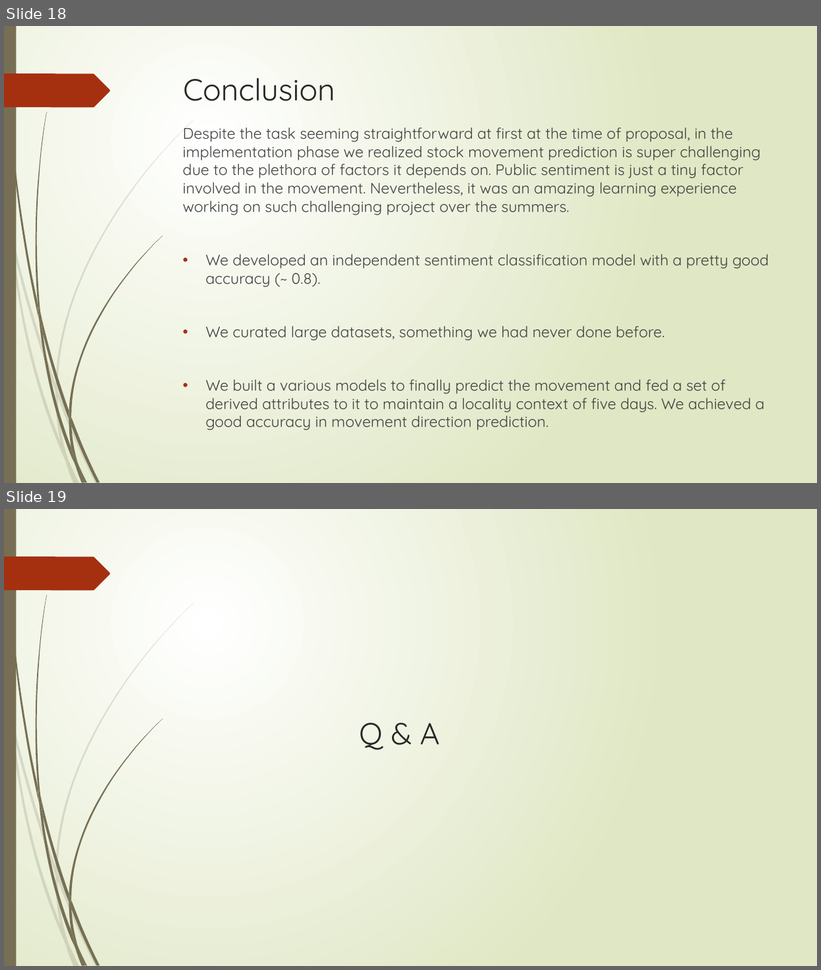
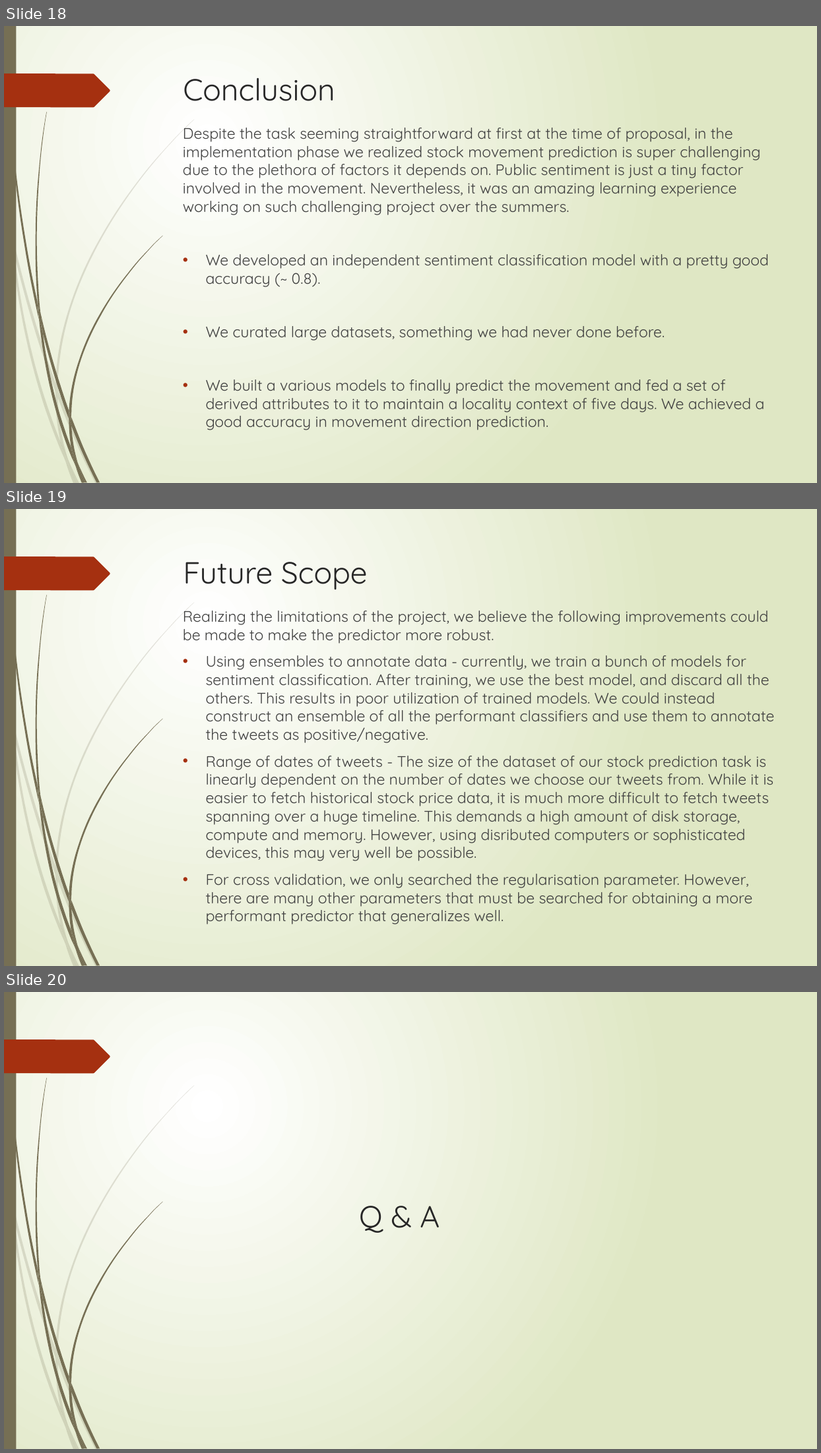
Before and after one commit to shobhitv-builds/nlp-proj, a slide deck: reports/NLP Stock Prediction.pptx. Shown one above the other, each under a label of ours: slides 18 and 19 before the commit, slides 18, 19 and 20 after it. The pictures are 821x970 and 821x1453 pixels, drawn with LibreOffice and Linux fonts; fonts in the diff are those of the drawing. Boxes give left, top, right and bottom in pixels: in the first picture for what was removed or moved away, otherwise in the second. Text is boxed around its words. In the diff, an @@ line names an element or a change of style, - is before the commit and + after.

Commit message:
update slide

```diff
--- a/reports/NLP Stock Prediction.pptx
+++ b/reports/NLP Stock Prediction.pptx
@@ slide 19 added at box(4, 509, 817, 966), background gradient #FFFFFF to #DFE8C4; not listed: 24 template elements that a slide beside it also shows @@
@@ title added at box(183, 562, 368, 590), 36 pt, text #262626 @@
+Future Scope
@@ text added at box(183, 611, 775, 925), 18 pt, text #404040 @@
+Realizing the limitations of the project, we believe the following improvements could be made to make the predictor more robust.
+• Using ensembles to annotate data - currently, we train a bunch of models for sentiment classification. After training, we use the best model, and discard all the others. This results in poor utilization of trained models. We could instead construct an ensemble of all the performant classifiers and use them to annotate the tweets as positive/negative.
+• Range of dates of tweets - The size of the dataset of our stock prediction task is linearly dependent on the number of dates we choose our tweets from. While it is easier to fetch historical stock price data, it is much more difficult to fetch tweets spanning over a huge timeline. This demands a high amount of disk storage, compute and memory. However, using disributed computers or sophisticated devices, this may very well be possible.
+• For cross validation, we only searched the regularisation parameter. However, there are many other parameters that must be searched for obtaining a more performant predictor that generalizes well.
@@ what was slide 19 is now slide 20 @@
```
